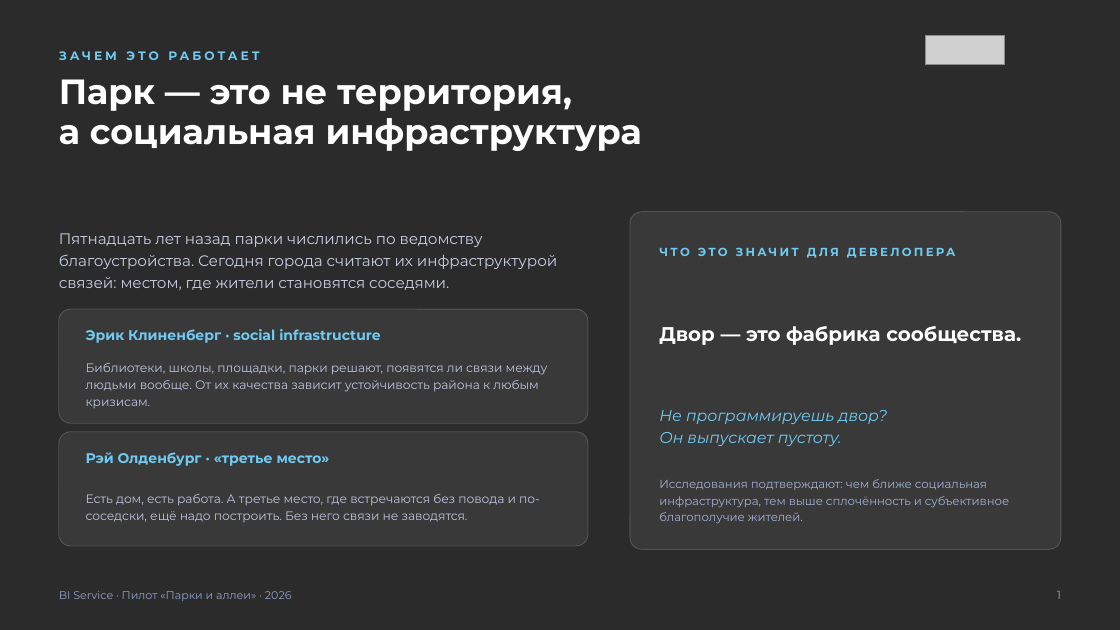
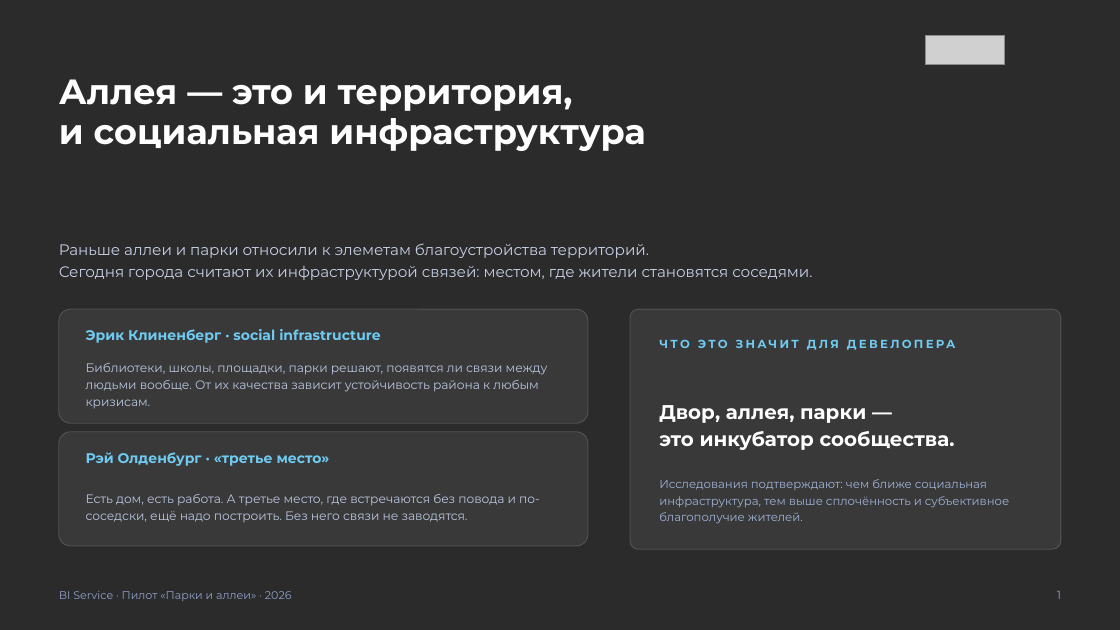
Before and after one commit to jprashkevich/bi-korshiler, a slide deck: slide 2 of docs/research/BIG-Life-park-pilot.pptx. Drawn at 1120x630 pixels with LibreOffice and Linux fonts; fonts in the diff are those of the drawing; grey boxes stand for pictures; background and template pictures are left out; a plain dark background stands for a picture behind light text. Boxes give left, top, right and bottom in pixels: in the first picture for what was removed or moved away, otherwise in the second. Text is boxed around its words. In the diff, an @@ line names an element or a change of style, - is before the commit and + after.

```diff
--- a/docs/research/BIG-Life-park-pilot.pptx
+++ b/docs/research/BIG-Life-park-pilot.pptx
@@ text removed at (x1=59, y1=51, x2=259, y2=60) @@
-ЗАЧЕМ ЭТО РАБОТАЕТ
@@ text at (x1=59, y1=79, x2=645, y2=151): text changed @@
-Парк — это не территория,
-а социальная инфраструктура
+Аллея — это и территория,
+и социальная инфраструктура
@@ text at (x1=59, y1=243, x2=812, y2=280): text changed @@
-Пятнадцать лет назад парки числились по ведомству благоустройства. Сегодня города считают их инфраструктурой связей: местом, где жители становятся соседями.
+Раньше аллеи и парки относили к элеметам благоустройства территорий.
+Сегодня города считают их инфраструктурой связей: местом, где жители становятся соседями.
@@ rounded rectangle resized from (x1=630, y1=212, x2=1061, y2=549) to (x1=630, y1=309, x2=1061, y2=549) @@
@@ text "ЧТО ЭТО ЗНАЧИТ ДЛЯ ДЕВЕЛОПЕРА" moved from (x1=660, y1=239, x2=1038, y2=265) to (x1=660, y1=331, x2=1038, y2=356) @@
@@ text at (x1=659, y1=405, x2=955, y2=450): text changed @@
-Двор — это фабрика сообщества.
+Двор, аллея, парки —
+это инкубатор сообщества.
@@ text removed at (x1=659, y1=410, x2=887, y2=446) @@
-Не программируешь двор?
-Он выпускает пустоту.
```
Also in this commit, not shown: 17 other slides changed, 2 slides added, 15 slides removed, 1 other file.
